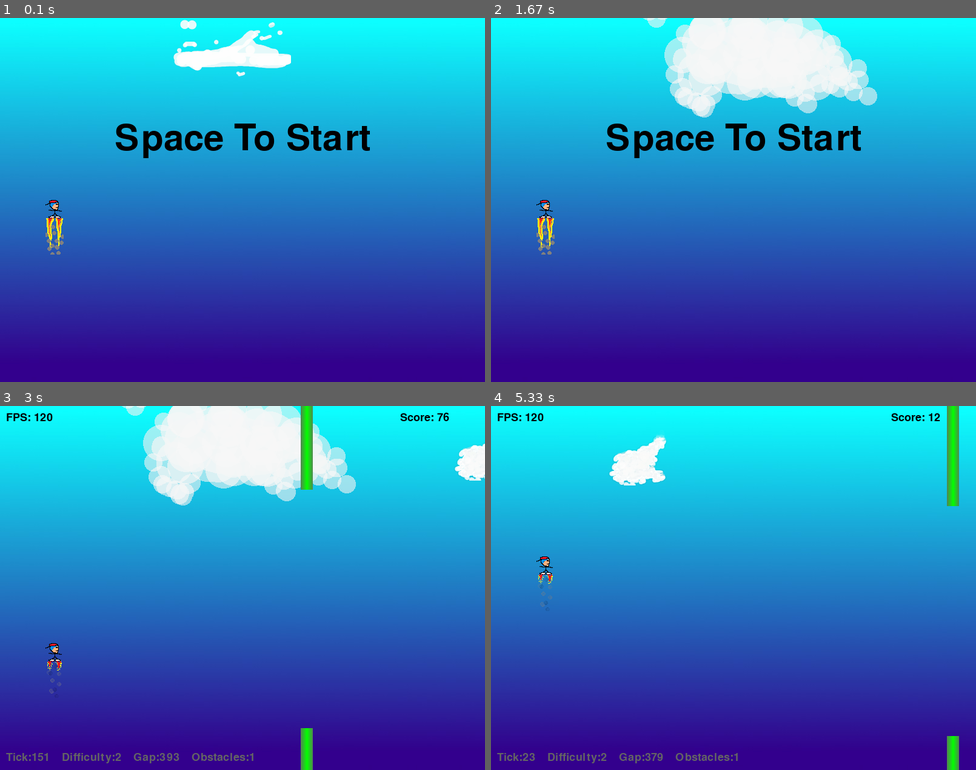
Above: before the commit, frames 1-4 (two rows, left to right).
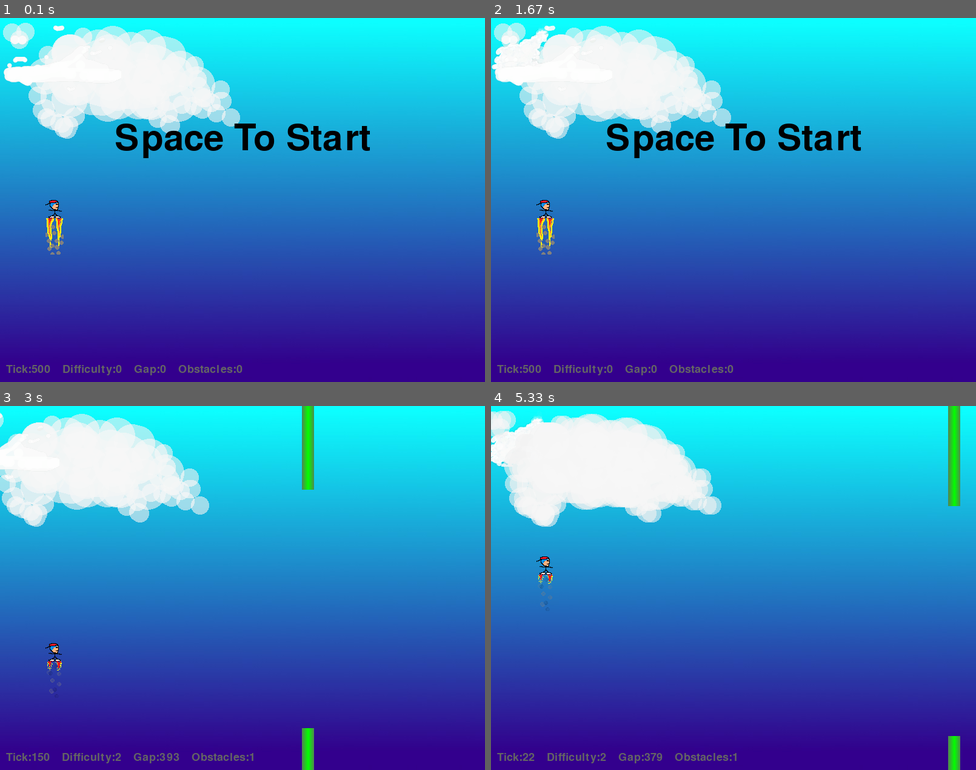
Above: after the commit, the same moments.

Repository: Jono7482/python6.5RocketBoots
Game: pygame game, started from pygame1.py
Two runs of this game, one before a commit and one after it. Both use one fixed random seed, a clock stepped at 60 frames per second and the inputs below.
Inputs:
- Up to frame 1 (0.1 s): no input
- Up to frame 2 (1.67 s): tap Space at 0.33, 0.73, 1.03 s; hold P 0.67-1.13 s
- Up to frame 3 (3 s): tap Space at 1.73, 2.03, 2.23, 2.53, 2.73 s
- Up to frame 4 (5.33 s): tap Space at 3.03, 3.63, 3.93, 4.07, 4.47, 4.77, 5.13 s

The runs differ from the first frame. In frame 1, 12% of the frame differs, in the area x 0-60%, y 0-99%; in frame 2, 18%, in the area x 0-80%, y 0-99%; in frame 3, 17%; in frame 4, 10%.

Commit message:
Created dude class and display class. cleaning code

Diff:
--- a/pygame1.py
+++ b/pygame1.py
@@ -11,6 +11,9 @@
 fps = 120
 resolution = 800, 600
 debug = True
+dude = None
+display = None
+this_level = None
 
 screen = pygame.display.set_mode(resolution)
 
@@ -24,11 +27,6 @@
                 load("cloud3.png").convert_alpha(),
                 load("cloud4.png").convert_alpha()]
 imgobstacle1 = load("obstacle2.png").convert()
-littledude1 = load("littledude1.png").convert_alpha()
-flamearray1 = [load("flame1.png").convert_alpha(),
-               load("flame2.png").convert_alpha()]
-flamearray2 = [load("flame3.png").convert_alpha(),
-               load("flame4.png").convert_alpha()]
 
 music = pygame.mixer.music
 music.load("Indiekid.mp3")
@@ -38,25 +36,15 @@
 
 
 def main():
+    global dude, display, this_level
+    display = Display()
+    dude = DudeObj()
+    this_level = LevelObj()
     music.play(-1, 0.0)
     gravity = .25
     speed = 0
-    boost = bool
-    thislevel = LevelObj()
-
-    duderect = pygame.Rect(75, 300, 30, 30)
-    screen.blit(background, (0, 0))
-    cloud1 = Clouds(clouds_array, 2, 1)
-    cloud2 = Clouds(clouds_array, 2, 3)
-    cloud3 = Clouds(clouds_array, 2, 2)
-    cloud1.create_active()
-    cloud2.create_inactive()
-    cloud3.create_inactive()
-    screen.blit(littledude1, duderect)
-    flames1 = ImageCycle(flamearray1)
-    flames2 = ImageCycle(flamearray2)
-    flamerect = pygame.Rect(duderect.left, duderect.bottom, 30, 60)
-    screen.blit(flames1.get_next(), flamerect)
+
+    display.update()
     score = 0.0
     pygame.event.post(game_paused("Space To Start"))  # pause game and then return the event
     boots1.play(boots1wav, loops=-1, maxtime=0, fade_ms=0)
@@ -67,18 +55,18 @@
                 terminate()
             elif event.type == KEYDOWN:
                 if event.key == K_p:
-                    boost = False
+                    dude.flame_boost(boost=False)
                     pygame.event.post(game_paused("PAUSE"))
                 elif event.key == K_ESCAPE:
                     terminate()
                 elif event.key == K_SPACE:
-                    boost = True
+                    dude.flame_boost(boost=True)
                     speed -= 1
             elif event.type == KEYUP:
                 if event.key == K_SPACE:
-                    boost = False
-
-        if boost:
+                    dude.flame_boost(boost=False)
+
+        if dude.boosting:
             boots1wav.set_volume(0.2)
             if speed > -10:
                 speed -= .65
@@ -86,30 +74,77 @@
             boots1wav.set_volume(0.05)
             speed += gravity
 
-        if -100 > duderect.bottom or duderect.bottom > (resolution[1] + 100):
+        if -100 > dude.dudeRect.bottom or dude.dudeRect.bottom > (resolution[1] + 100):
             death()
-        duderect = duderect.move(0, speed)
-        screen.blit(background, (0, 0))
-        cloud1.step_move()
-        cloud2.step_move()
-        cloud3.step_move()
-        thislevel.game_tick()
+        collison(dude.dudeRect, this_level.obstaclelist)
+
+        dude.move(speed)
+
         score += .5
         scorestr = str(round(score, 0))
         scoretext = "Score: " + scorestr[:-2]
         make_text_objs((660, 10), scoretext, font18, (0, 0, 0))
-        flamerect = pygame.Rect(duderect.left, duderect.bottom, 30, 60)
-        if boost:
-            screen.blit(flames1.get_next(), flamerect)
-        else:
-            screen.blit(flames2.get_next(), flamerect)
-        screen.blit(littledude1, duderect)
-        collison(duderect, thislevel.obstaclelist)
+
         if debug:
             fpsvar = "FPS: " + str(round(clock.get_fps(), 0))
             make_text_objs((10, 10), fpsvar[:-2], font18, (0, 0, 0), "xy")
+        display.update()
+        this_level.game_tick()
+        clock.tick(fps)
+
+
+class Display(object):
+    def __init__(self):
+        self.cloud1 = Clouds(clouds_array, 2, 1)
+        self.cloud2 = Clouds(clouds_array, 2, 3)
+        self.cloud3 = Clouds(clouds_array, 2, 2)
+
+    def new_clouds(self):
+        self.cloud1.create_active()
+        self.cloud2.create_inactive()
+        self.cloud3.create_inactive()
+
+    def update(self):
+        global dude
+        screen.blit(background, (0, 0))
+        self.cloud1.step_move()
+        self.cloud2.step_move()
+        self.cloud3.step_move()
+        for each in this_level.obstaclelist:
+            screen.blit(this_level.image, each.Rect), screen.blit(this_level.image, each.Rect2)
+        this_level.debug()
+        dude.display()
         pygame.display.flip()
-        clock.tick(fps)
+
+
+class DudeObj(object):
+    def __init__(self):
+        self.dudeimg = load("littledude1.png").convert_alpha()
+        self.dudeRect = pygame.Rect(75, 300, 30, 30)
+        self.flamearray1 = [load("flame1.png").convert_alpha(),
+                            load("flame2.png").convert_alpha()]
+        self.flamearray2 = [load("flame3.png").convert_alpha(),
+                            load("flame4.png").convert_alpha()]
+        self.flame1 = ImageCycle(self.flamearray1)
+        self.flame2 = ImageCycle(self.flamearray2)
+        self.flame = self.flame1.get_next()
+        self.flameRect = pygame.Rect(self.dudeRect.left, self.dudeRect.bottom, 30, 60)
+        self.boosting = False
+
+    def display(self):
+        screen.blit(self.dudeimg, self.dudeRect)
+        screen.blit(self.flame, self.flameRect)
+
+    def flame_boost(self, boost):
+        self.boosting = boost
+        if self.boosting:
+            self.flame = self.flame1.get_next()
+        else:
+            self.flame = self.flame2.get_next()
+
+    def move(self, y, x=0):
+        self.dudeRect = self.dudeRect.move(x, y)
+        self.flameRect = pygame.Rect(self.dudeRect.left, self.dudeRect.bottom, 30, 60)
 
 
 def collison(rect1, rectarray):
@@ -191,6 +226,8 @@
             del self.obstaclelist[0]
         for each in self.obstaclelist:
             each.step_move()
+
+    def debug(self):
         if debug:
             tick = str(self.tick)
             difficulty = str(self.difficulty)
@@ -280,7 +317,6 @@
             if ready:
                 self.Rect.right -= self.speed
                 self.Rect2.right -= self.speed
-            return screen.blit(self.image, self.Rect), screen.blit(self.image, self.Rect2)
 
 
 def make_text_objs(location, text, font, rgb, pos="xy"):
